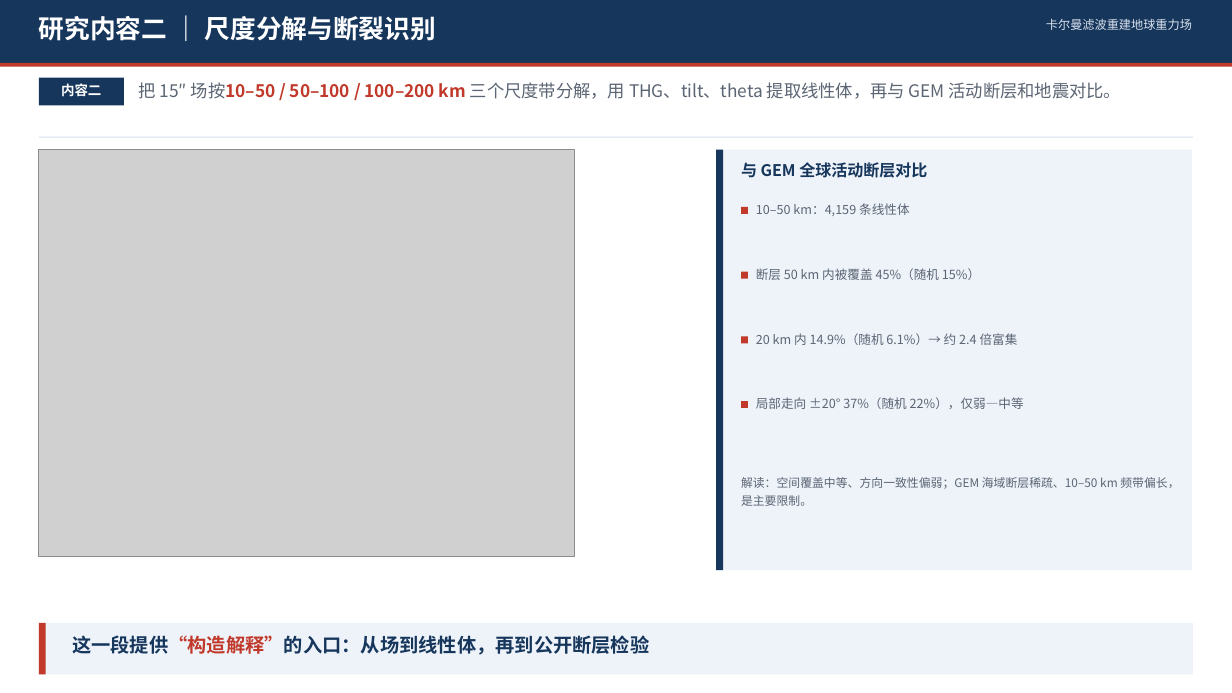
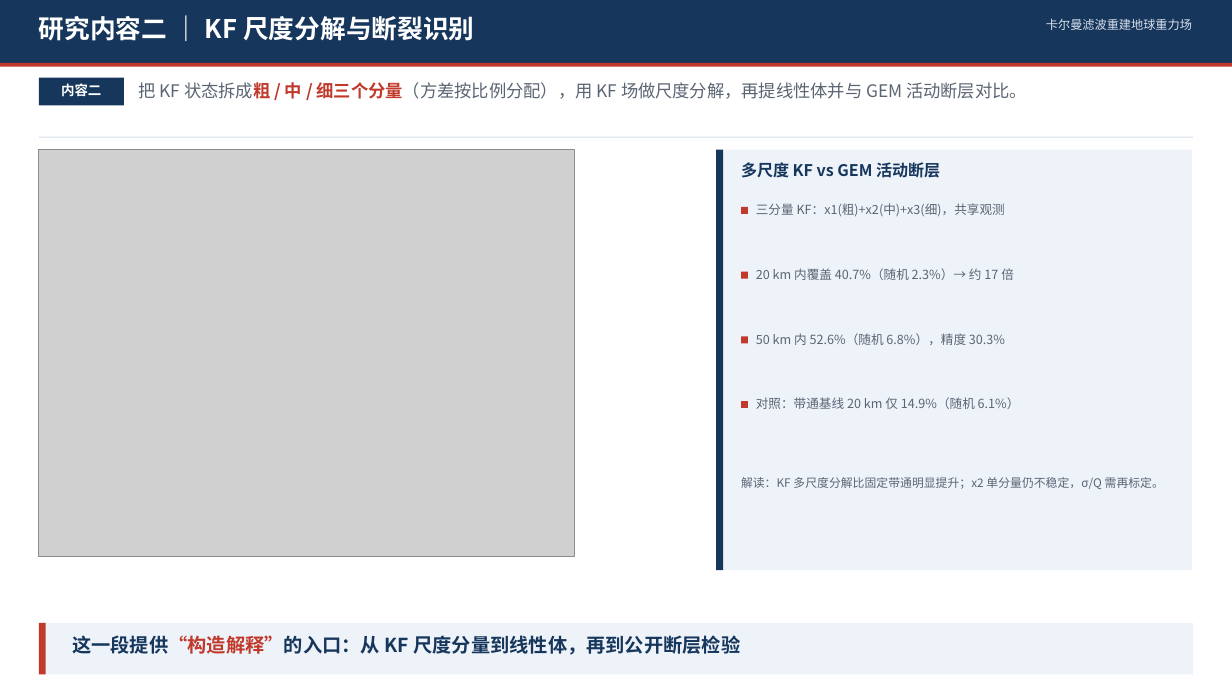
Before and after one commit to shuyunkai/kalman_gravity, a slide deck: slide 16 of ppt/卡尔曼滤波重建地球重力场_含研究内容.pptx. Drawn at 1232x693 pixels with LibreOffice and Linux fonts; fonts in the diff are those of the drawing; grey boxes stand for pictures. Boxes give left, top, right and bottom in pixels: in the first picture for what was removed or moved away, otherwise in the second. Text is boxed around its words. In the diff, an @@ line names an element or a change of style, - is before the commit and + after.

```diff
--- a/ppt/卡尔曼滤波重建地球重力场_含研究内容.pptx
+++ b/ppt/卡尔曼滤波重建地球重力场_含研究内容.pptx
@@ text at (39,16,474,41): text changed @@
-研究内容二 ｜ 尺度分解与断裂识别
+研究内容二 ｜ KF 尺度分解与断裂识别
@@ text at (139,82,1027,99): text changed @@
-把 15″ 场按10–50 / 50–100 / 100–200 km 三个尺度带分解，用 THG、tilt、theta 提取线性体，再与 GEM 活动断层和地震对比。
+把 KF 状态拆成粗 / 中 / 细三个分量（方差按比例分配），用 KF 场做尺度分解，再提线性体并与 GEM 活动断层对比。
@@ text at (741,162,940,178): text changed @@
-与 GEM 全球活动断层对比
+多尺度 KF vs GEM 活动断层
@@ text at (756,203,1005,216): text changed @@
-10–50 km：4,159 条线性体
+三分量 KF：x1(粗)+x2(中)+x3(细)，共享观测
@@ text at (756,268,1014,280): text changed @@
-断层 50 km 内被覆盖 45%（随机 15%）
+20 km 内覆盖 40.7%（随机 2.3%）→ 约 17 倍
@@ text at (756,333,1005,345): text changed @@
-20 km 内 14.9%（随机 6.1%）→ 约 2.4 倍富集
+50 km 内 52.6%（随机 6.8%），精度 30.3%
@@ text at (756,397,1020,409): text changed @@
-局部走向 ±20° 37%（随机 22%），仅弱—中等
+对照：带通基线 20 km 仅 14.9%（随机 6.1%）
@@ text at (741,477,1164,489): text changed @@
-解读：空间覆盖中等、方向一致性偏弱；GEM 海域断层稀疏、10–50 km 频带偏长，是主要限制。
+解读：KF 多尺度分解比固定带通明显提升；x2 单分量仍不稳定，σ/Q 需再标定。
@@ text at (72,635,740,655): text changed @@
-这一段提供“构造解释”的入口：从场到线性体，再到公开断层检验
+这一段提供“构造解释”的入口：从 KF 尺度分量到线性体，再到公开断层检验
```
Also in this commit, not shown: 5 other files.
